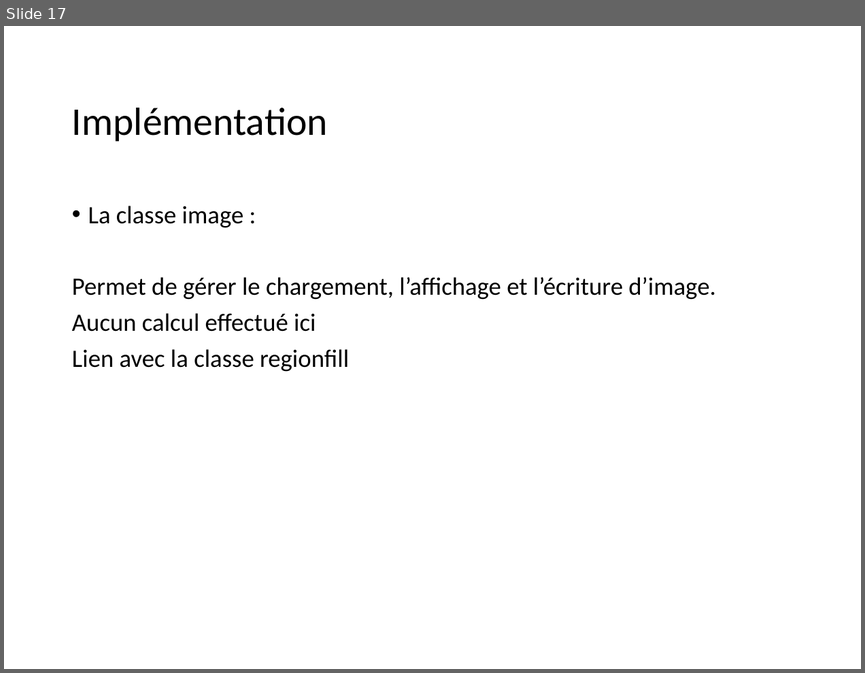
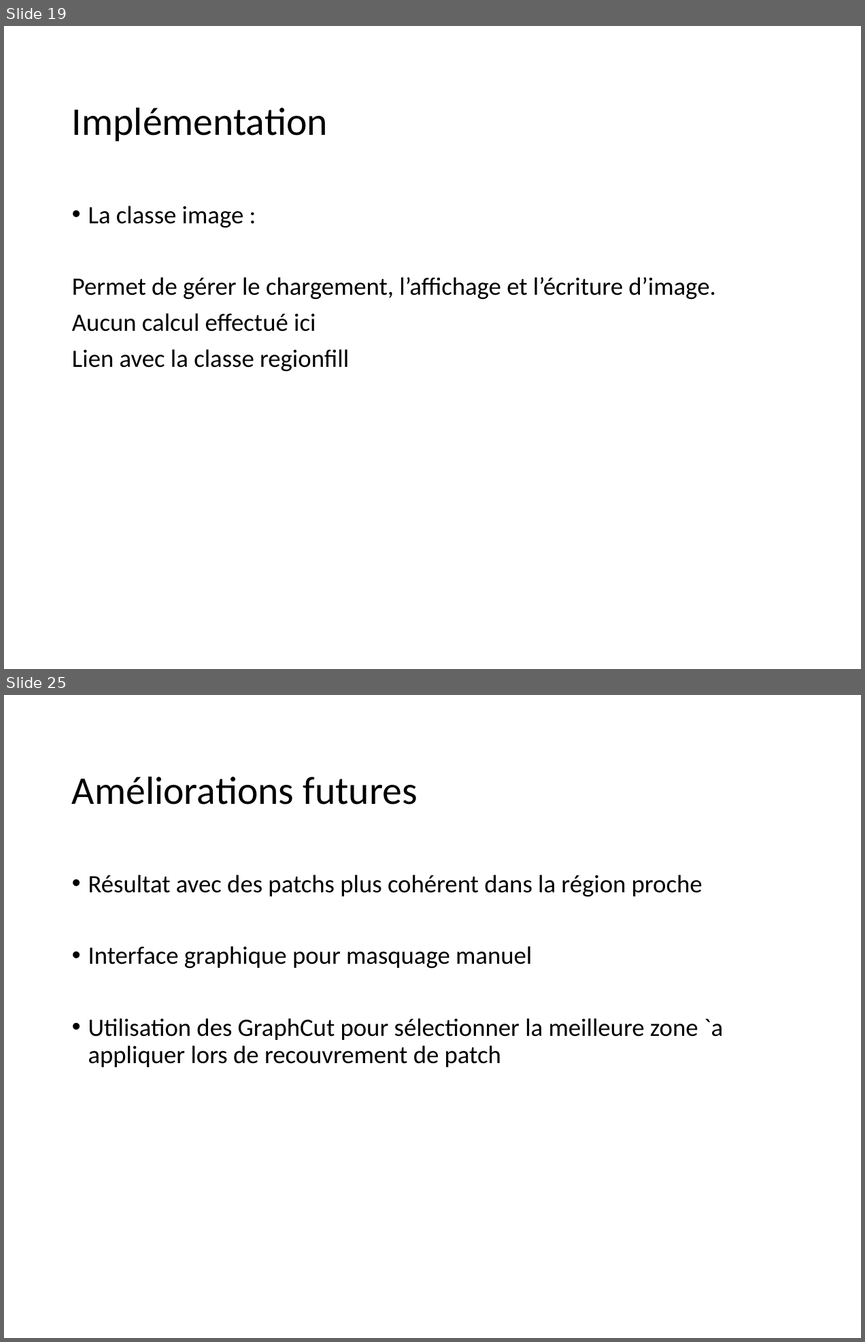
Before and after one commit to CharlyGirotNYU/Inpainting, a slide deck: ppt/Inpainting.pptx. Shown one above the other, each under a label of ours: slide 17 before the commit, slides 19 and 25 after it; the slides between them are not shown. The pictures are 865x673 and 865x1342 pixels, drawn with LibreOffice and Linux fonts; fonts in the diff are those of the drawing. Boxes give left, top, right and bottom in pixels: in the first picture for what was removed or moved away, otherwise in the second. Text is boxed around its words. In the diff, an @@ line names an element or a change of style, - is before the commit and + after.

```diff
--- a/ppt/Inpainting.pptx
+++ b/ppt/Inpainting.pptx
@@ slide 25 added at (4, 695, 861, 1338), background #FFFFFF @@
@@ title added at (72, 777, 417, 804), 33 pt, text #000000 @@
+Améliorations futures
@@ text added at (88, 875, 723, 1067), 21 pt, text #000000 @@
+• Résultat avec des patchs plus cohérent dans la région proche
+• Interface graphique pour masquage manuel
+• Utilisation des GraphCut pour sélectionner la meilleure zone `a appliquer lors de recouvrement de patch
@@ what was slide 17 is now slide 19 @@
```
Also in this commit, not shown: 7 slides changed, 6 other slides added, 2 slides removed.
